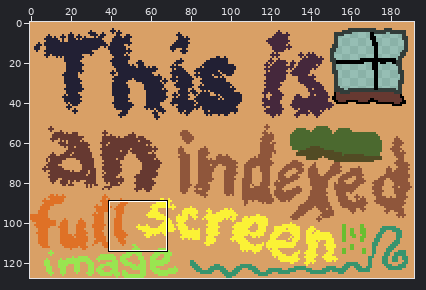
Pixel-art file -- indexed_screen.aseprite. Above: a wide view before the commit, with the close-up outlined.
Close-up. Old version:
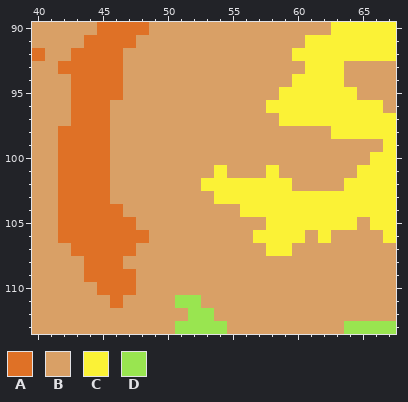
192x128 pixels, 1 frame. Shown: x 40..67, y 90..113.
Palette (. is transparent): A #df7126  B #d9a066  C #fbf236  D #99e550
Pixels before, first column x 40:
 90 BBBBBAAAABBBBBBBBBBBBBBCCCCC
 91 BBBBAAAABBBBBBBBBBBBBCCCCCCC
 92 ABBAAAABBBBBBBBBBBBBCCCCCCCC
 93 BBAAAAABBBBBBBBBBBBBBCCCBBBB
 94 BBBAAAABBBBBBBBBBBBBCCCCBBBB
 95 BBBAAAABBBBBBBBBBBBCCCCCCBBB
 96 BBBAAABBBBBBBBBBBBCCCCCCCCCB
 97 BBBAAABBBBBBBBBBBBBCCCCCCCCC
 98 BBAAAABBBBBBBBBBBBBBBBBCCCCC
 99 BBAAAABBBBBBBBBBBBBBBBBBBBBC
100 BBAAAABBBBBBBBBBBBBBBBBBBBCC
101 BBAAAABBBBBBBBCBBBCBBBBBBCCC
102 BBAAAABBBBBBBCCCCCCCBBBBCCCC
103 BBAAAABBBBBBBBCCCCCCCCCCCCCC
104 BBAAAAABBBBBBBBBCCCCCCCCCCCC
105 BBAAAAAABBBBBBBBBBCCCCCCCBCC
106 BBAAAAAAABBBBBBBBCCCCBCBBBBC
107 BBBAAAAABBBBBBBBBBCCBBBBBBBB
108 BBBBAAABBBBBBBBBBBBBBBBBBBBB
109 BBBBAAAABBBBBBBBBBBBBBBBBBBB
110 BBBBBAAABBBBBBBBBBBBBBBBBBBB
111 BBBBBBABBBBDDBBBBBBBBBBBBBBB
112 BBBBBBBBBBBBDDBBBBBBBBBBBBBB
113 BBBBBBBBBBBDDDDBBBBBBBBBDDDD
After:
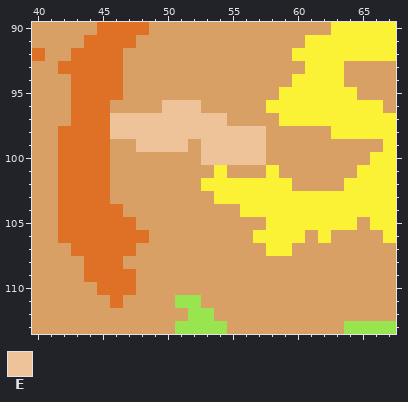
Colours new in this view: E #eec39a
Author's note on the commit: Fix indexed pixels demo image re-add dash between "full" and "screen" so that all sixteen colours in the palette is used.
Change:
y 96: x 50..52 BBB -> EEE
y 97: x 46..54 BBBBBBBBB -> EEEEEEEEE
y 98: x 46..57 BBBBBBBBBBBB -> EEEEEEEEEEEE
y 99: x 48..51 BBBB -> EEEE; x 53..57 BBBBB -> EEEEE
y 100: x 53..57 BBBBB -> EEEEE
Changed places in both close-ups, as pixel boxes (x1, y1, x2, y2):
changed: (110, 100, 266, 165)
